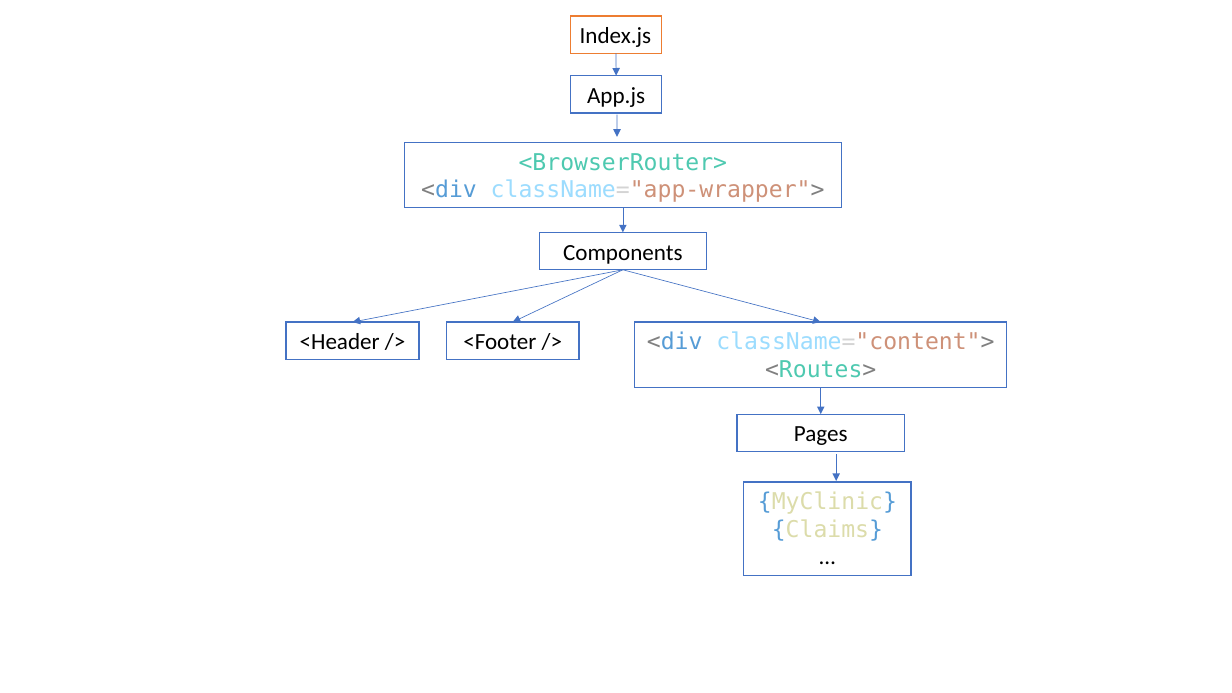
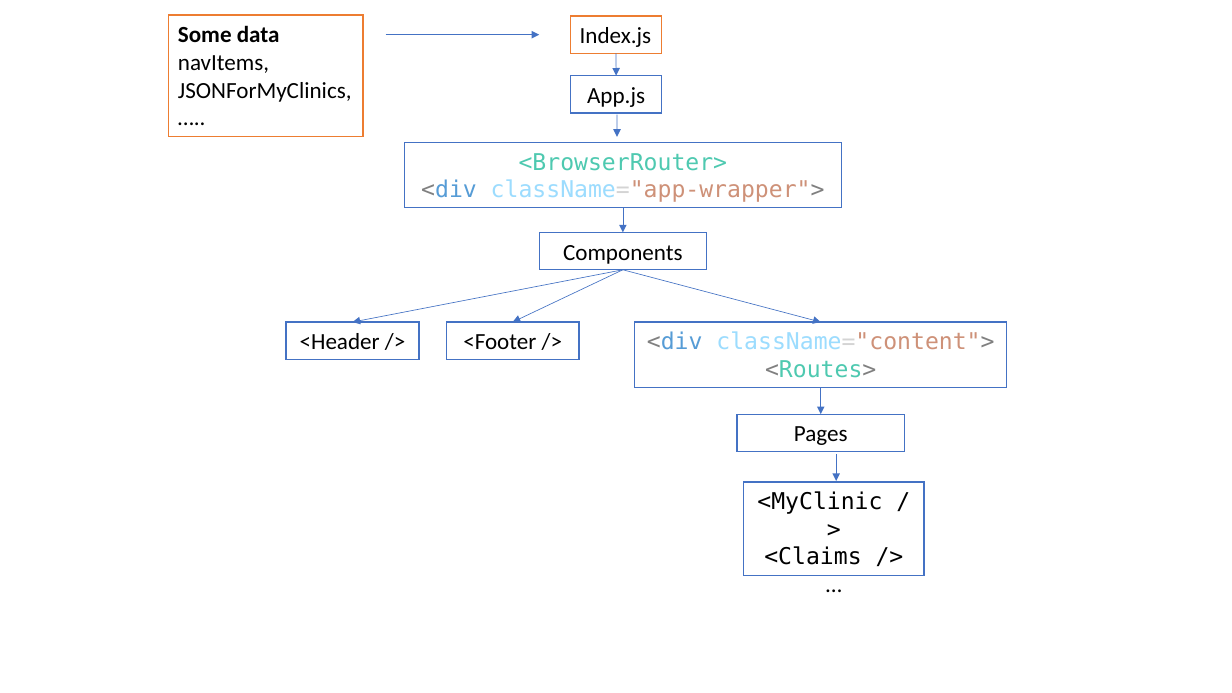
Before and after one commit to DocInfoAM/frontend, a slide deck: slide 1 of clinics-app/Schema.pptx. Drawn at 1232x693 pixels with LibreOffice and Linux fonts; fonts in the diff are those of the drawing. Boxes give left, top, right and bottom in pixels: in the first picture for what was removed or moved away, otherwise in the second. Text is boxed around its words. In the diff, an @@ line names an element or a change of style, - is before the commit and + after.

Commit message:
go up JSONForMyClinics to index.js

```diff
--- a/clinics-app/Schema.pptx
+++ b/clinics-app/Schema.pptx
@@ rectangle added at (169, 15, 363, 136), fill #FFFFFF, outline #ED7D31 1 pt, 18 pt, text #000000 @@
+Some data
+navItems,
+JSONForMyClinics,
+…..
@@ arrow added from (385, 35) to (540, 35), #4472C4 0.5 pt @@
@@ rectangle "<MyClinic />": place and size @@
-rectangle "<MyClinic />" at (744, 482, 911, 576)
+rectangle "<MyClinic />" at (744, 482, 924, 576)
@@ text in rectangle at (757, 491, 882, 565): text changed; text colour #DCDCAA to #000000 @@
-{MyClinic}
-{Claims}
+<MyClinic />
+<Claims />
```
Also in this commit, not shown: 3 other files.
